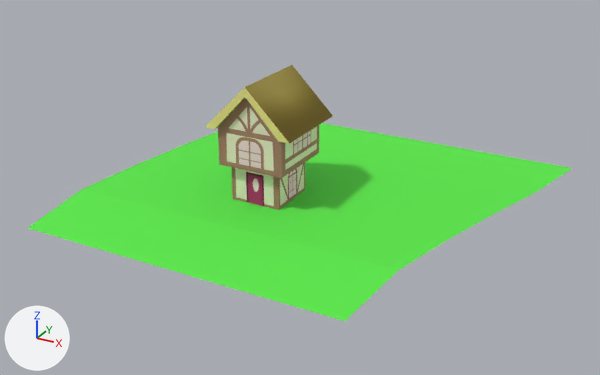
One commit to the glTF model 3D_app/assets/farm.gltf: the scene before it, then after it.
One viewpoint serves both versions: a camera (50 mm lens) standing at (14.9, -24.6, 12.6) and looking at (1.2, 0.2, 0.2). Arrows for +X, +Y and +Z are at lower left; the lights stay in place. Where no turn or scale is listed for an object, it has been applied to the vertices.

Script lines for the objects in view, before the commit:
```python
mat_material_001 = principled_material('Material.001')
mat_material_001.texture = img_material_001_basecolor_png
mat_material_001.roughness = 0.934
me_plane_material_0 = bpy.data.meshes.new('Plane_Material_0')
me_plane_material_0.from_pydata(...)  # 12 vertices, 10 faces; spans x -7.0..9.6, y -5.6..7.6, z -0.9..0.0
me_plane_material_0.materials.append(mat_material)  # green #58e746
me_plane_material_001_0 = bpy.data.meshes.new('Plane_Material.001_0')
me_plane_material_001_0.from_pydata(...)  # 68 vertices, 132 faces; spans x -1.75..1.75, y -1.51..1.79, z -0.28..4.35
me_plane_material_001_0.materials.append(mat_material_001)  # picture img_material_001_basecolor_png
ob_plane_material_0 = bpy.data.objects.new('Plane_Material_0', me_plane_material_0)
ob_plane_material_0.location = (0.0, 0.0, 0.0)
ob_plane_material_001_0 = bpy.data.objects.new('Plane_Material.001_0', me_plane_material_001_0)
ob_plane_material_001_0.location = (0.0, 0.0, 0.0)
```
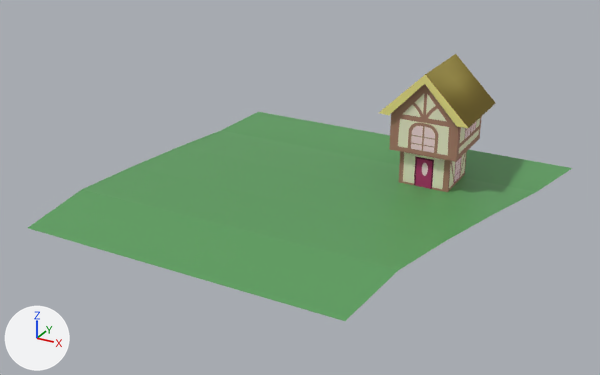
Edits to the scene script, one JSON object a line:
```json
{"op": "add", "block": "img_material", "code": ["img_material = load_image('Material', '_unpacked/Material', 1024, 1024, 'sRGB')"]}
{"op": "remove", "block": "mat_material_001", "code": "mat_material_001.texture = img_material_001_basecolor_png"}
{"op": "add", "block": "mat_material_001", "code": "mat_material_001.base_color = (0.104, 0.336, 0.108)  # green #5b9d5c"}
{"op": "set", "path": "mat_material_001.roughness", "old": "0.934", "new": "0.4"}
{"op": "add", "block": "mat_material_002", "code": ["mat_material_002 = principled_material('Material.002')", "mat_material_002.texture = img_material", "mat_material_002.roughness = 0.934"]}
{"block": "me_plane_material_0", "where": "me_plane_material_0.from_pydata(...)  # 12 vertices, 10 faces; spans x -7.0..9.6, y -5.6..7.6, z -0.9..0.0"}
{"op": "remove", "block": "me_plane_material_0", "code": "me_plane_material_0.materials.append(mat_material)  # green #58e746"}
{"op": "add", "block": "me_plane_material_0", "code": "me_plane_material_0.materials.append(mat_material_001)  # green #5b9d5c"}
{"block": "me_plane_material_001_0", "where": "me_plane_material_001_0.from_pydata(...)  # 68 vertices, 132 faces; spans x -1.75..1.75, y -1.51..1.79, z -0.28..4.35"}
{"op": "remove", "block": "me_plane_material_001_0", "code": "me_plane_material_001_0.materials.append(mat_material_001)  # picture img_material_001_basecolor_png"}
{"op": "add", "block": "me_plane_material_001_0", "code": "me_plane_material_001_0.materials.append(mat_material_002)  # picture img_material"}
{"op": "set", "path": "ob_plane_material_001_0.location", "old": "(0.0, 0.0, 0.0)", "new": "(4.89, 4.31, 0.05)"}
```

Pixel boxes [x1, y1, x2, y2] of what changed, in the pictures (600 x 375 px):
```json
{"object": "Plane_Material_0", "change": "surface changed, recoloured", "before": [28, 112, 572, 321], "after": [28, 112, 572, 321]}
{"object": "Plane_Material.001_0", "change": "surface changed, recoloured, moved", "before": [205, 65, 333, 210], "after": [379, 54, 495, 192]}
```
